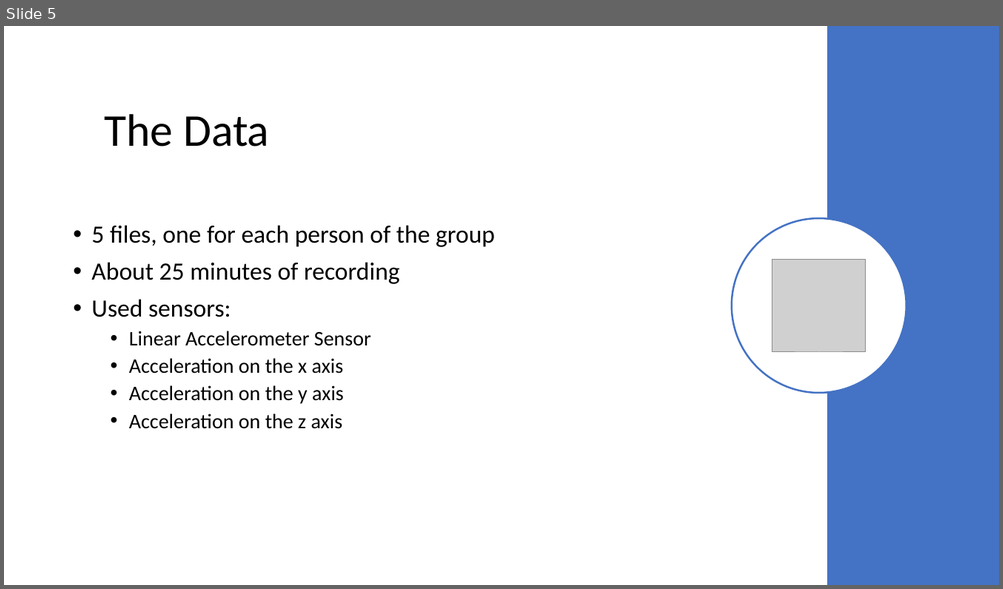
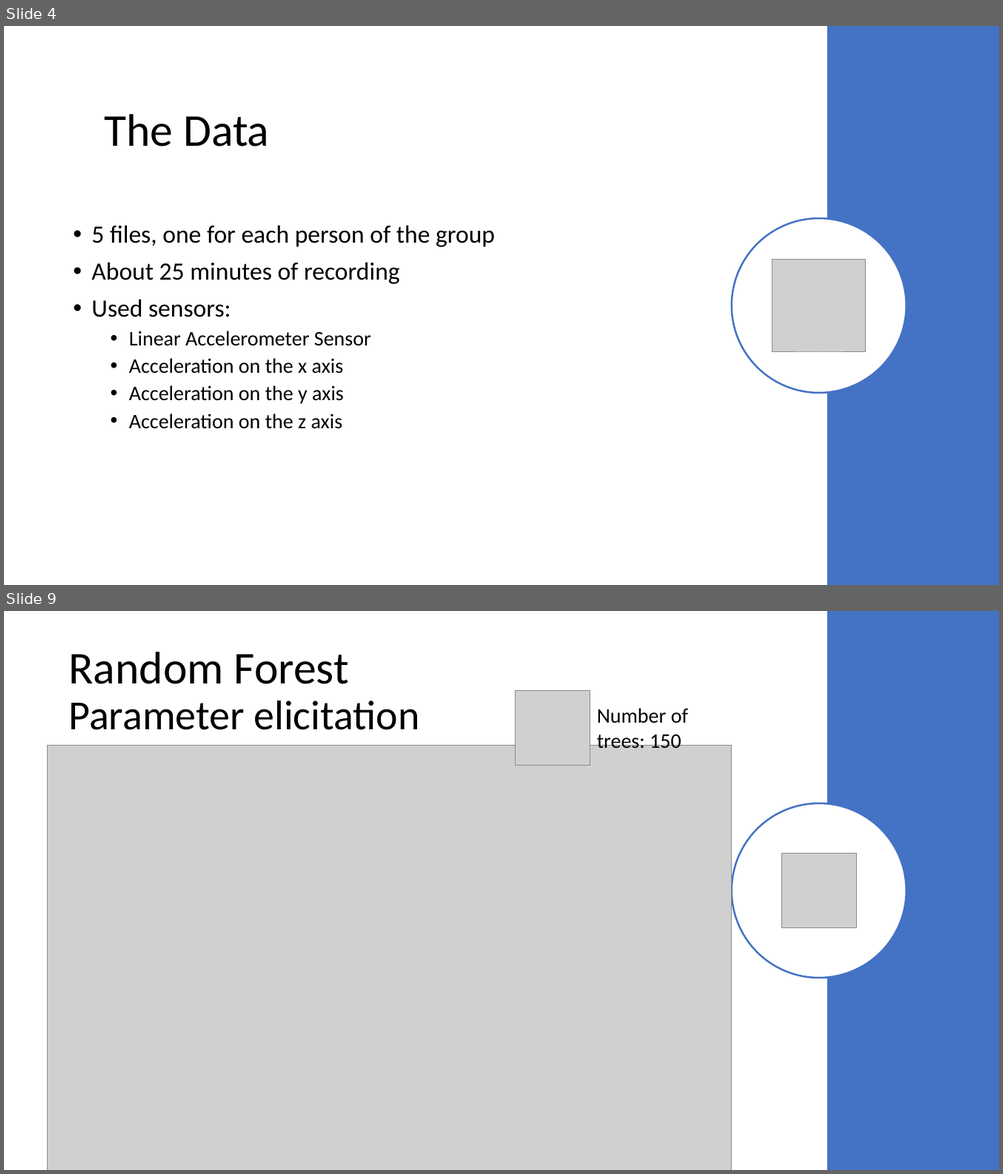
Before and after one commit to cerniello/WalkingPatternClassification_SL, a slide deck: Presentation Group 13.pptx. Shown one above the other, each under a label of ours: slide 5 before the commit, slides 4 and 9 after it; the slides between them are not shown. The pictures are 1003x589 and 1003x1174 pixels, drawn with LibreOffice and Linux fonts; fonts in the diff are those of the drawing; grey boxes stand for pictures. Boxes give left, top, right and bottom in pixels: in the first picture for what was removed or moved away, otherwise in the second. Text is boxed around its words. In the diff, an @@ line names an element or a change of style, - is before the commit and + after.

```diff
--- a/Presentation Group 13.pptx
+++ b/Presentation Group 13.pptx
@@ slide 9 added at (x1=4, y1=611, x2=999, y2=1170), background #FFFFFF @@
@@ rectangle added at (x1=827, y1=611, x2=999, y2=1170), fill #4472C4 @@
@@ title added at (x1=68, y1=652, x2=419, y2=730), 40 pt, text #000000 @@
+Random Forest
+Parameter elicitation
@@ picture added at (x1=515, y1=691, x2=589, y2=766) @@
@@ text added at (x1=597, y1=708, x2=688, y2=748), 20 pt, text #000000 @@
+Number of trees: 150
@@ picture added at (x1=47, y1=746, x2=731, y2=1170) @@
@@ ellipse added at (x1=731, y1=803, x2=906, y2=978), fill #FFFFFF, outline #4472C4 1.75 pt @@
@@ picture added at (x1=782, y1=854, x2=856, y2=928) @@
@@ what was slide 5 is now slide 4 @@
```
Also in this commit, not shown: 1 slide changed, 16 other slides added, 8 slides removed.
